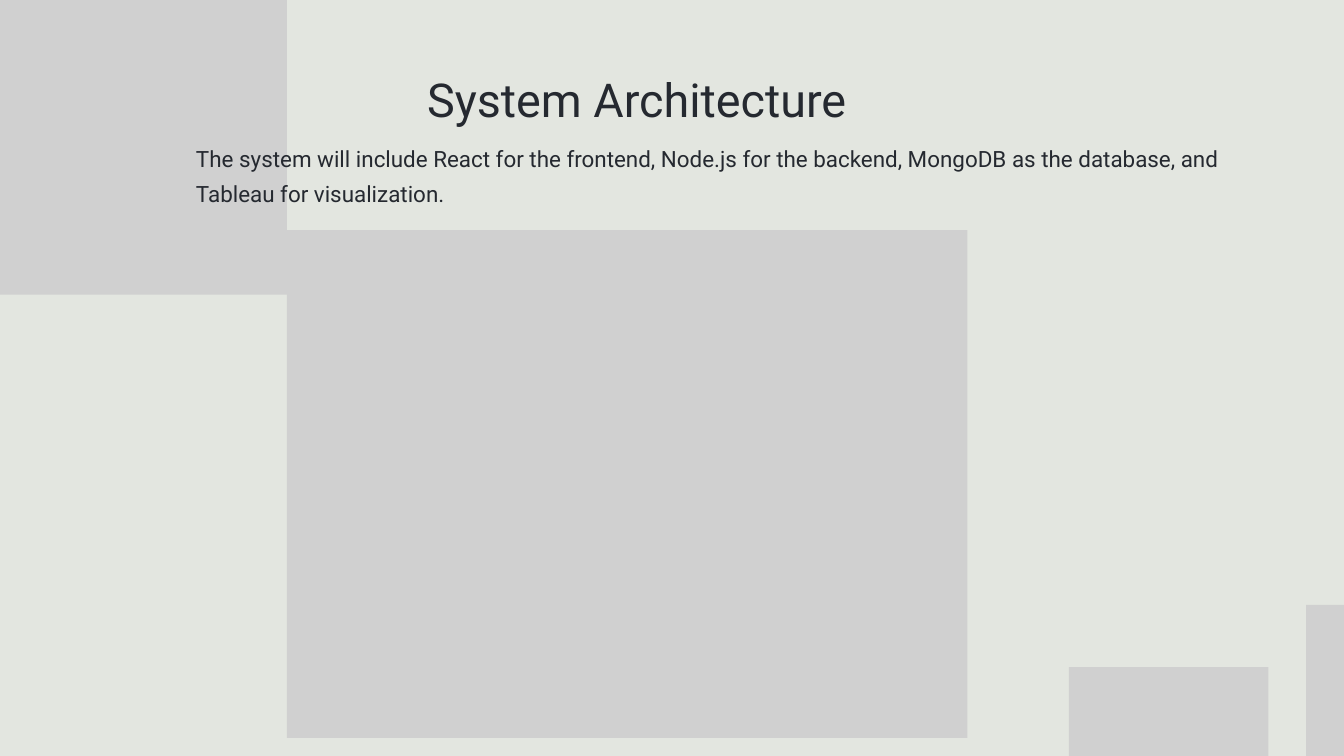
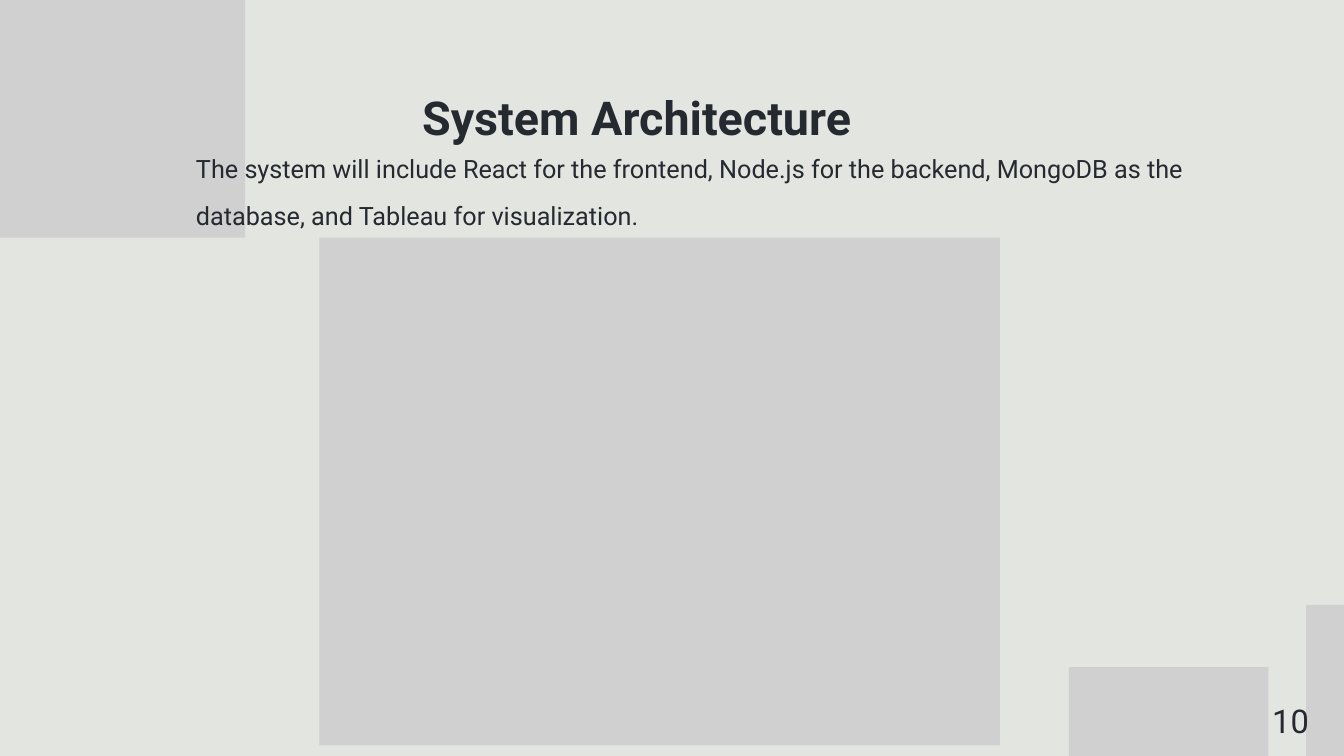
Before and after one commit to OmerFatal/FinalProject_Parkinson-s_Visualization, a slide deck: slide 10 of Capstone Project Phase 1 -Presentation.pptx (slide 14 before the commit). Drawn at 1344x756 pixels with LibreOffice and Linux fonts; fonts in the diff are those of the drawing; grey boxes stand for pictures. Boxes give left, top, right and bottom in pixels: in the first picture for what was removed or moved away, otherwise in the second. Text is boxed around its words. In the diff, an @@ line names an element or a change of style, - is before the commit and + after.

```diff
--- a/Capstone Project Phase 1 -Presentation.pptx
+++ b/Capstone Project Phase 1 -Presentation.pptx
@@ picture: place and size @@
-picture at (0, 0, 287, 295)
+picture at (0, 0, 245, 238)
@@ text "System Architecture": place and size @@
-text "System Architecture" at (427, 82, 846, 127)
+text "System Architecture" at (422, 100, 851, 145)
@@ text "System Architecture" at (422, 100, 851, 145): bold on; line spacing 100pt to 2 @@
@@ text "The system will include React ..." at (196, 159, 1182, 229): size 24 to 27 pt; line spacing 37.2pt to 1.55 @@
@@ picture: place and size @@
-picture at (287, 230, 968, 739)
+picture at (319, 238, 1000, 746)
@@ text added at (1272, 709, 1309, 734), 35 pt, text #252930 @@
+10
```
Also in this commit, not shown: 15 other slides changed, 4 slides added, 1 slide removed.
